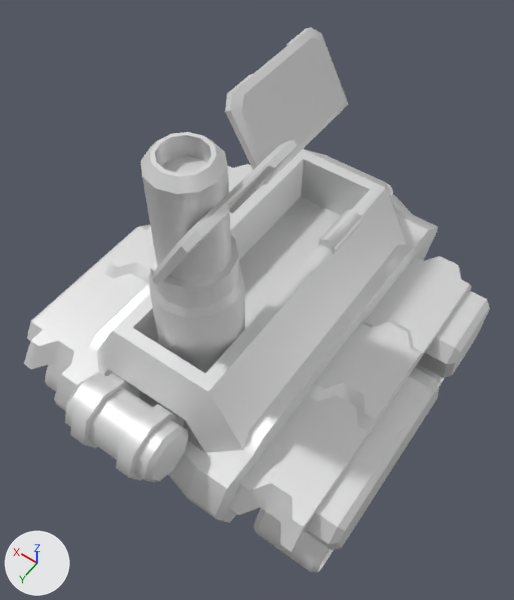
The glTF model glb/legavroc.glb as it was, and as the next commit left it.
Camera for both pictures: a camera (50 mm lens) standing at (-31.0, 45.0, 84.7) and looking at (-1.8, 4.0, 20.4). The lights are fixed; the arrows at lower left show +X, +Y and +Z. The older version comes first. Both versions are drawn at frame 0 of the action 'ActivateClose'; the numbers are the values there.

The first picture shows 'barrel', 'base', 'doorA', 'doorB', 'hingeA', 'tracks'.
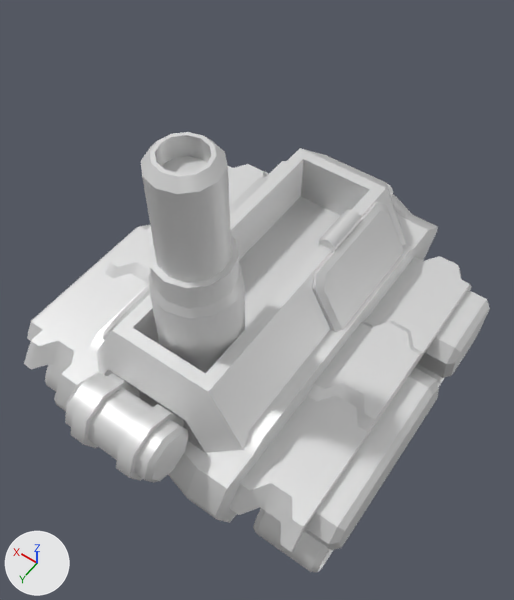
Pixel boxes (x1, y1, x2, y2) of what changed, in the pictures (514 x 600 px):
'doorA', moved
    before: (225, 27, 348, 185)
    after: (312, 202, 404, 332)
'doorB', moved
    before: (152, 140, 299, 286)
    after: (102, 285, 150, 340)

The edits, one by one:
Object 'doorA' (ob_doora) moves from (16.6, 0.0, 0.86) to (-5.401, 0.0, 0.86).
Object 'doorB' (ob_doorb) moves from (-16.6, 0.0, 0.86) to (5.401, 0.0, 0.86).
